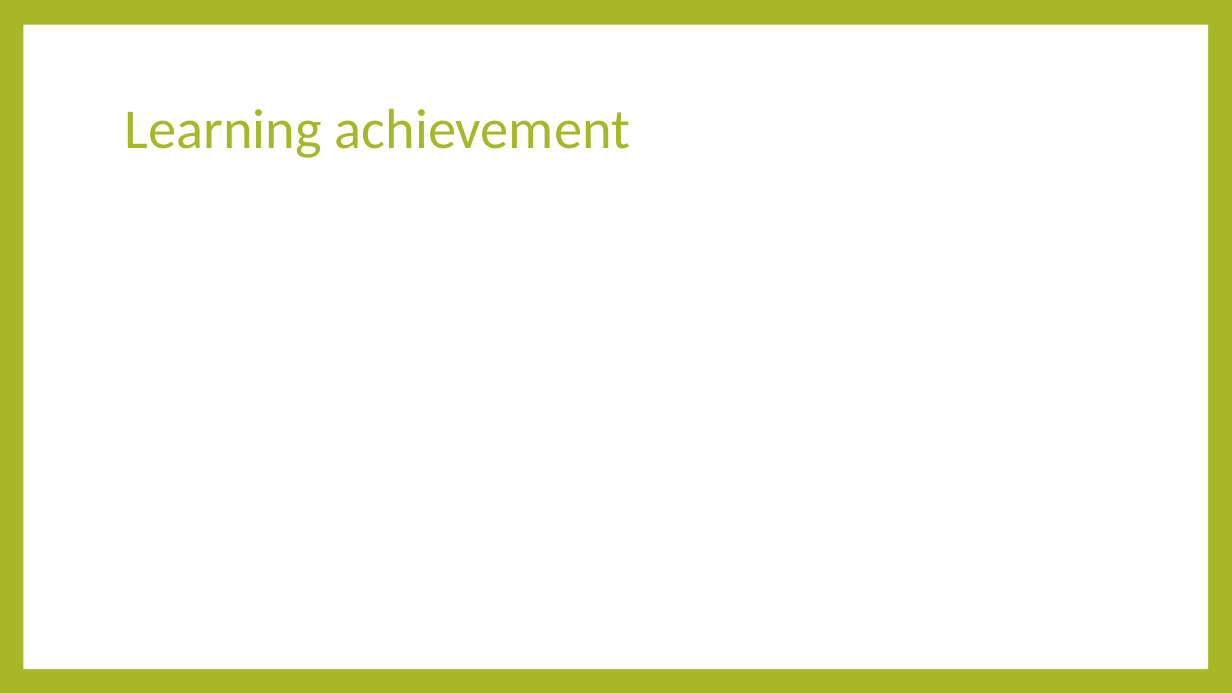
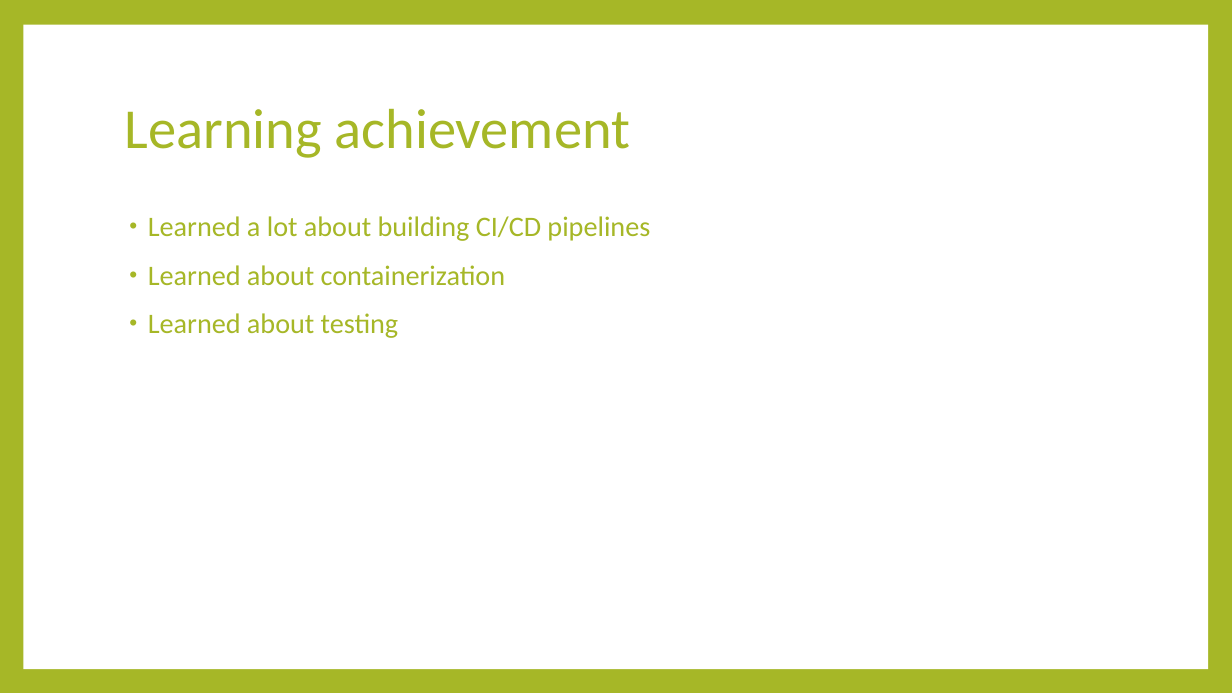
Before and after one commit to ErkkilaT/Ohjelmistotuotantoprojekti, a slide deck: slide 13 of doc/Team 10 Presentation.pptx (slide 12 before the commit). Drawn at 1232x693 pixels with LibreOffice and Linux fonts; fonts in the diff are those of the drawing. Boxes give left, top, right and bottom in pixels: in the first picture for what was removed or moved away, otherwise in the second. Text is boxed around its words. In the diff, an @@ line names an element or a change of style, - is before the commit and + after.

```diff
--- a/doc/Team 10 Presentation.pptx
+++ b/doc/Team 10 Presentation.pptx
@@ text added at (x1=148, y1=216, x2=650, y2=338), 22 pt, text #A6B727 @@
+• Learned a lot about building CI/CD pipelines
+• Learned about containerization
+• Learned about testing
```
Also in this commit, not shown: 6 other slides changed, 1 slide added.
